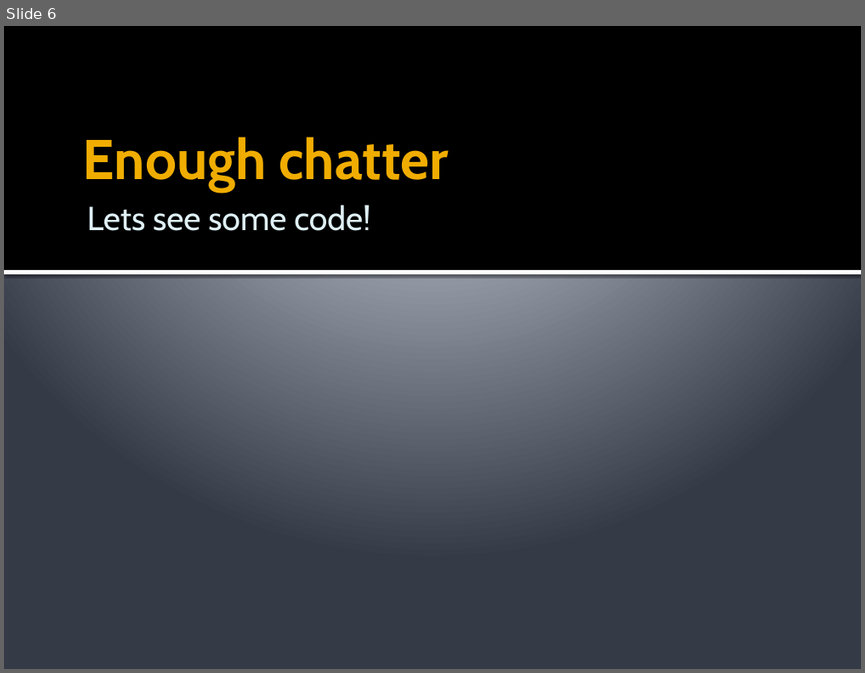
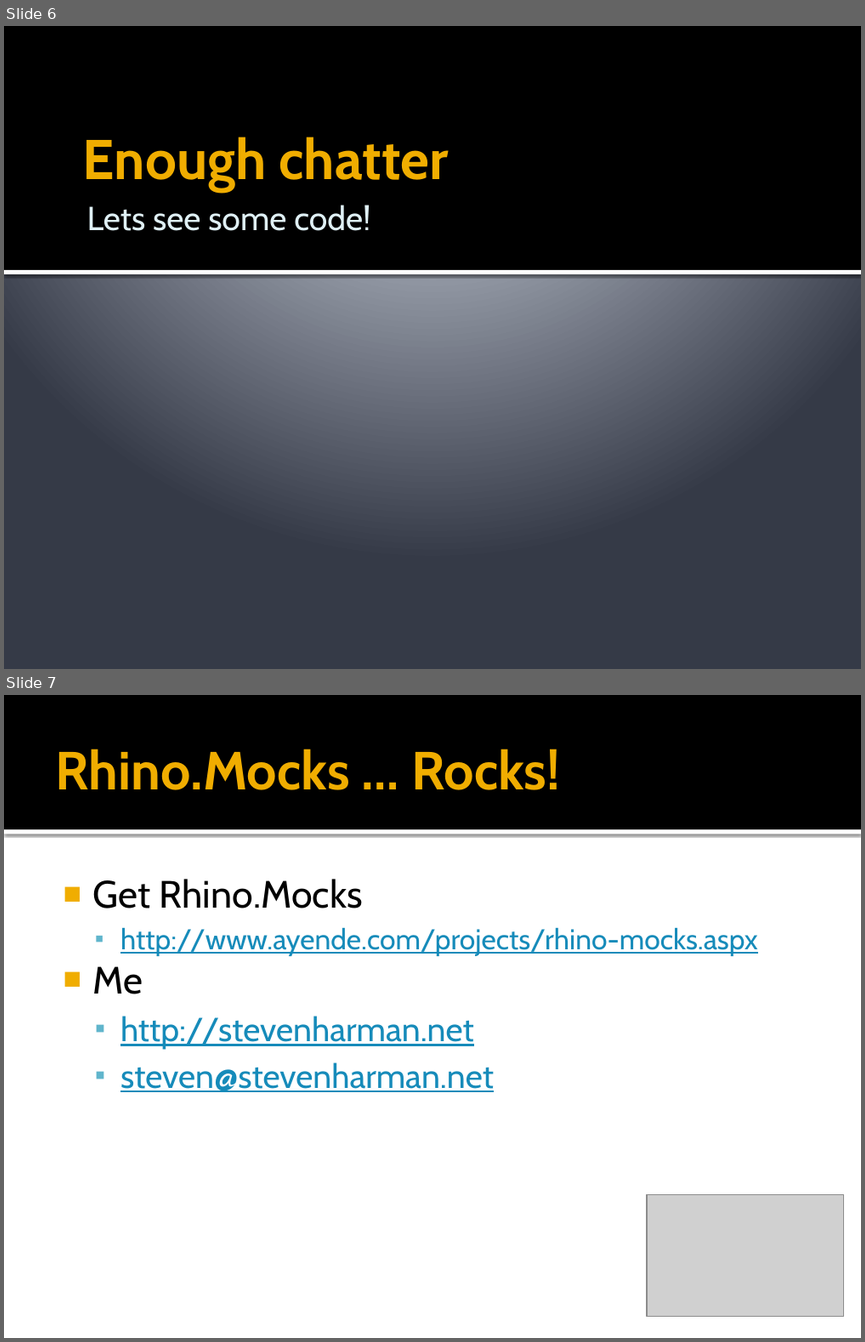
Before and after one commit to stevenharman/codeincubator, a slide deck: Samples/15-minutes-with-rhino.mocks/15 Minutes With Rhino.pptx. Shown one above the other, each under a label of ours: slide 6 before the commit, slides 6 and 7 after it. The pictures are 865x673 and 865x1342 pixels, drawn with LibreOffice and Linux fonts; fonts in the diff are those of the drawing; grey boxes stand for pictures. Boxes give left, top, right and bottom in pixels: in the first picture for what was removed or moved away, otherwise in the second. Text is boxed around its words. In the diff, an @@ line names an element or a change of style, - is before the commit and + after.

Commit message:
updating the deck

```diff
--- a/Samples/15-minutes-with-rhino.mocks/15 Minutes With Rhino.pptx
+++ b/Samples/15-minutes-with-rhino.mocks/15 Minutes With Rhino.pptx
@@ slide 7 added at bbox=[4, 695, 861, 1338], background #FFFFFF @@
@@ rectangle added at bbox=[4, 695, 861, 829], fill #000000 @@
@@ title added at bbox=[55, 749, 560, 790], 45 pt, text #F0AD00, bold @@
+Rhino.Mocks … Rocks!
@@ rectangle added at bbox=[4, 829, 861, 834], fill #FFFFFF @@
@@ text added at bbox=[93, 879, 758, 1092], 24 pt, text #168BBA, underline @@
+■ Get Rhino.Mocks
+  ▪ http://www.ayende.com/projects/rhino-mocks.aspx
+■ Me
+  ▪ http://stevenharman.net
+  ▪ steven@stevenharman.net
@@ picture added at bbox=[647, 1195, 843, 1316] @@
```
